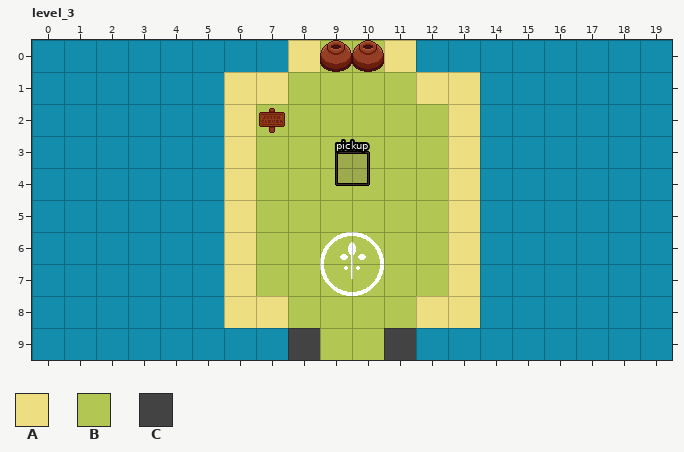
Two versions of a level (LDtk project, game_data/map/demo_map3.ldtk). Above is the file before it was changed.
Cells are 32x32 px. Shown: level_3 x 0..19, y 0..9. The commit also changed other parts of the map, which this record leaves out.
Key: from "tile_pallet": A 2, B 4, C 6.
_ is an empty cell, # one hidden under a higher layer.
Layers that did not change in this view are not listed.
Layer "dirt_n_sand" before, first column x 0:
 0 ########A##A########
 1 ######AA####AA######
 2 ######A######A######
 3 ######A######A######
 4 ######A######A######
 5 ######A######A######
 6 ######A######A######
 7 ######A######A######
 8 ######AA####AA######
 9 ####################
Layer "grass" before, first column x 0:
 0 _________BB_________
 1 ________BBBB________
 2 _______BBBBBB_______
 3 _______BBBBBB_______
 4 _______BBBBBB_______
 5 _______BBBBBB_______
 6 _______BBBBBB_______
 7 _______BBBBBB_______
 8 ________BBBB________
 9 _________BB_________
The same view after the edit:
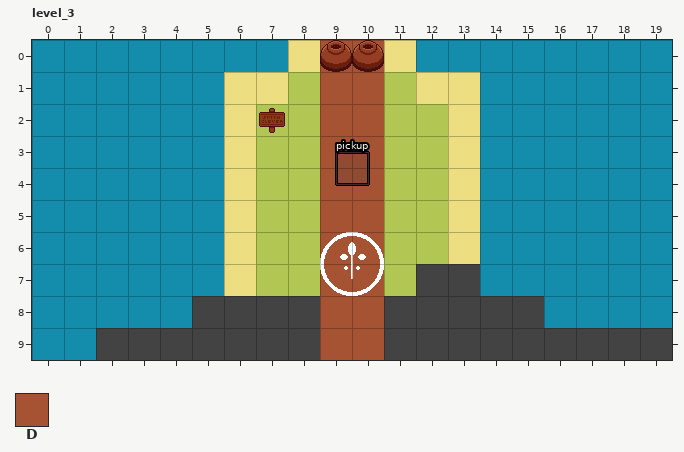
Further tiles: from "tile_pallet": D 3.
From old to new:
Layer "dirt_n_sand":
y 0..9: x 9..10 ## -> DD
Layer "grass":
y 0..9: x 9..10 BB -> __
Layer "walls":
y 7: x 12..13 __ -> CC
y 8: x 5..8 ____ -> CCCC; x 11..15 _____ -> CCCCC
y 9: x 2..7 ______ -> CCCCCC; x 12..19 ________ -> CCCCCCCC
Pixel boxes of the changes (left, top, right, bottom) in both pictures:
changed: (96, 40, 672, 360)
